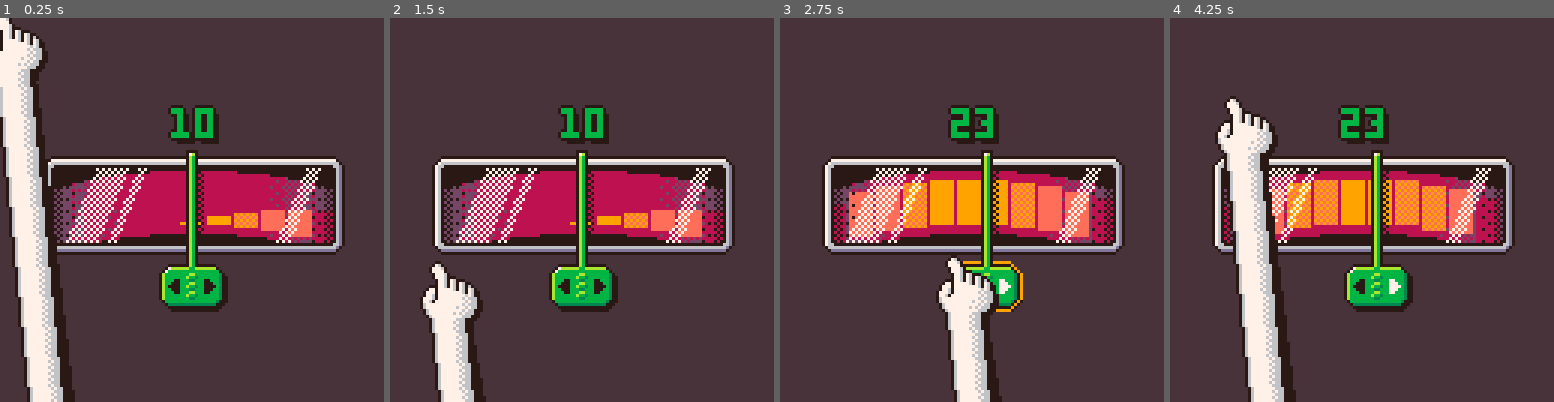
Above: before the commit, frames 1-4 (left to right).
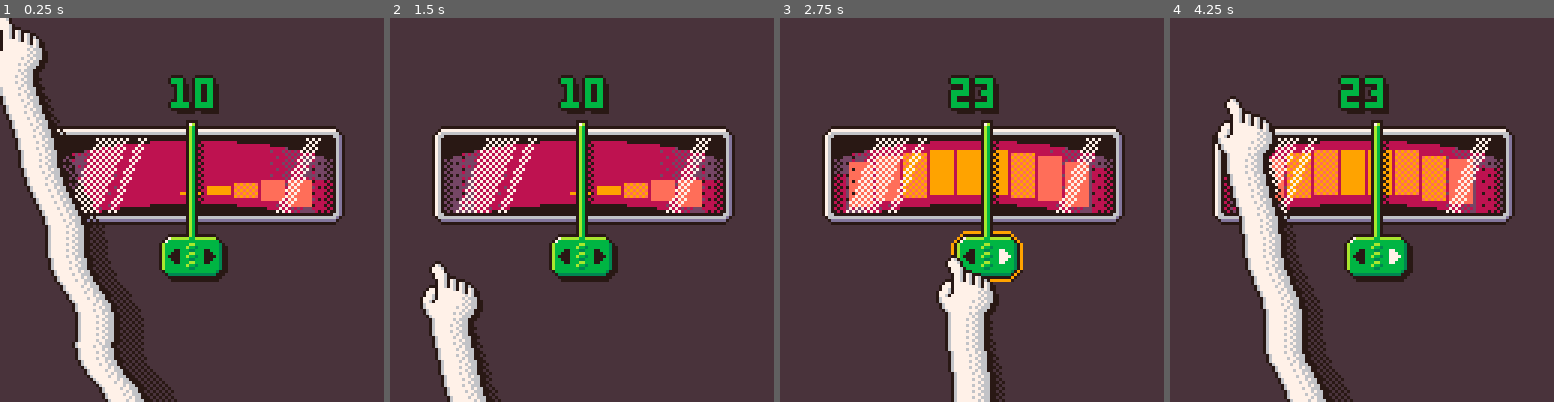
Above: after the commit, the same moments.

Repository: seimon/study_agegauge
Game: PICO-8 cartridge Study_AgeGauge.p8
Same seed, same stepped clock (60 frames per second), same inputs: the game is played once before the commit and once after it.
Inputs (mouse positions are in pixels of both pictures, inside the frame that each line leads up to):
- Up to frame 1 (0.25 s): no input
- Up to frame 2 (1.5 s): click (670, 121) at 0.67 s; click (436, 267) at 1.22 s
- Up to frame 3 (2.75 s): hold Right 1.6-2.1 s; click (887, 114) at 1.77 s; click (952, 259) at 2.32 s; hold Right from 2.47 s (still down)
- Up to frame 4 (4.25 s): click (1404, 106) at 2.87 s; release Right at 3.03 s; hold Left 3.08-3.58 s; click (1465, 256) at 3.42 s; click (1231, 102) at 3.97 s; hold Right from 4.02 s (still down)

The runs differ from the first frame. In frame 1, 39% of the frame differs, in the area x 0-90%, y 13-100%; in frame 2, 25%; in frame 3, 25%; in frame 4, 30%.

Commit message:
v0.7
- 손가락 따라다니는 팔 S자형 출렁출렁
- 핸들 Hitbox 충돌 검사 버그 수정

Diff:
--- a/Study_AgeGauge.lua
+++ b/Study_AgeGauge.lua
@@ -49,7 +49,7 @@
 		dragfrom={x=0,y=0},
 	}
 	m={
-		x=0,y=0,lb=0,rb=0
+		x=128,y=128,lb=0,rb=0
 	}
 end
 
@@ -79,7 +79,7 @@
 	m.x,m.y,m.lb=stat(32),stat(33),stat(34)
 
 	-- update handle's hover state
-	handle.hover=(m.x>=handle.hitbox[1] and m.x<=handle.hitbox[2] and m.y>=handle.hitbox[3] and m.y<=handle.hitbox[4]) or handle.drag
+	handle.hover=(m.x>=handle.hitbox[1] and m.x<=handle.hitbox[3] and m.y>=handle.hitbox[2] and m.y<=handle.hitbox[4]) or handle.drag
 
 	-- drag state
 	if (not handle.drag and handle.hover and m.lb==1) then handle.drag=true handle.dragfrom={x=m.x,y=m.y} end
@@ -96,7 +96,7 @@
 function _draw()
 	cls(5)
 
-	local x,y,w,h=18,50,92,24 -- gauge pos, size
+	local x,y,w,h=18,40,92,24 -- gauge pos, size
 	rectfill(x,y,x+w,y+h,8) -- bg
 	rectfill(x,y,x+5,y+h,13)	rectfill(x+w-5,y,x+w,y+h,13)
 	fillp(0b0000101000001000.1) rectfill(x+6,y,x+10,y+h,13) rectfill(x+w-10,y,x+w-6,y+h,13) fillp()
@@ -153,7 +153,7 @@
 
 	-- print age
 	do
-		local s,x,y="\^w\^t"..age.current,63-6,30
+		local s,x,y="\^w\^t"..age.current,63-6,y-20
 		print(s,x+1,y,0)
 		print(s,x-1,y,0)
 		print(s,x,y+1,0)
@@ -200,17 +200,26 @@
 		palt(0b0000000000000001)
 		sspr(104-(m.lb==1 and 16 or 0),0,15,7,m.x-5,m.y-2) -- part a (normal-click)
 		sspr(104,7,21,19,m.x-5,m.y-2+7) -- part b
-		palt()
+
 		-- pset(mx,my,rnd()*10) -- x,y check
 
-		-- with arm
-		for i=0,13 do
+		-- with arm (line style)
+		--[[ for i=0,13 do
 			local c=(i==0 or i>11) and 0 or (i==1 or i>9) and 2 or 7
 			local x1,y1,x2,y2=m.x+i-2,m.y+17,m.x+i-3+(128-m.y)*0.1,128
 			line(x1,y1,x2,y2,c)
 			if (i>7 and i<10) fillp(0b0101101001011010.1) line(x1,y1,x2,y2,2) fillp()
 			if (i==13) line(x1,y1,x2+1,y2,0) line(x1,y1,x2+2,y2,0)
-		end
+		end ]]
+		-- with arm (s style)
+		local x1,y1
+		for i=0,108-m.y do
+			x1=m.x-5+i*(80-m.x)*0.004+cos(i/30-t()*2)*i/40
+			y1=m.y+19+i
+			sspr(104,27+(i%2<1 and 0 or 1),18,1,x1,y1)
+			fillp(0b1010010110100101.1) line(x1+18,y1,x1+18+i*0.08,y1,0) fillp()
+		end
+		palt()
 	end
 
 
--- a/Study_AgeGauge.p8
+++ b/Study_AgeGauge.p8
@@ -22,16 +22,16 @@
 ffffffffffffffff0000000000000000000000000000000000000000000000000000000000000000000000000000000000000000f02777777777772722000fff
 fff6f6ffffffffff0000000000000000000000000000000000000000000000000000000000000000000000000000000000000000f0277777777272722200ffff
 ff6fff6fffffffff0000000000000000000000000000000000000000000000000000000000000000000000000000000000000000ff027777777777222000ffff
-f6fffff6ffffffff0000000000000000000000000000000000000000000000000000000000000000000000000000000000000000fff0277444444222000fffff
-6fffffff6fffffff0000000000000000000000000000000000000000000000000000000000000000000000000000000000000000fff024444444444200ffffff
-f6fffff6ffffffff0000000000000000000000000000000000000000000000000000000000000000000000000000000000000000fff044444444444400ffffff
-ff6fff6fffffffff0000000000000000000000000000000000000000000000000000000000000000000000000000000000000000ffff04444444444000ffffff
-fff6f6ffffffffff0000000000000000000000000000000000000000000000000000000000000000000000000000000000000000fffff004444440000fffffff
+f6fffff6ffffffff0000000000000000000000000000000000000000000000000000000000000000000000000000000000000000fff0277777727222000fffff
+6fffffff6fffffff0000000000000000000000000000000000000000000000000000000000000000000000000000000000000000fff027777777272200ffffff
+f6fffff6ffffffff0000000000000000000000000000000000000000000000000000000000000000000000000000000000000000fff077777772722200ffffff
+ff6fff6fffffffff0000000000000000000000000000000000000000000000000000000000000000000000000000000000000000ffff07777777222000ffffff
+fff6f6ffffffffff0000000000000000000000000000000000000000000000000000000000000000000000000000000000000000fffff007777220000fffffff
 ffff6fffffffffff0000000000000000000000000000000000000000000000000000000000000000000000000000000000000000ffffff0000000000ffffffff
 ffffffffffffffff0000000000000000000000000000000000000000000000000000000000000000000000000000000000000000ffffffff000000ffffffffff
 ffffffffffffffff0000000000000000000000000000000000000000000000000000000000000000000000000000000000000000ffffffffffffffffffffffff
-ffffffffffffffff0000000000000000000000000000000000000000000000000000000000000000000000000000000000000000ffffffffffffffffffffffff
-ffffffffffffffff0000000000000000000000000000000000000000000000000000000000000000000000000000000000000000ffffffffffffffffffffffff
+ffffffffffffffff0000000000000000000000000000000000000000000000000000000000000000000000000000000000000000fff027777727722200ffffff
+ffffffffffffffff0000000000000000000000000000000000000000000000000000000000000000000000000000000000000000fff027777777272200ffffff
 ffffffffffffffff0000000000000000000000000000000000000000000000000000000000000000000000000000000000000000ffffffffffffffffffffffff
 ffffffffffffffff0000000000000000000000000000000000000000000000000000000000000000000000000000000000000000ffffffffffffffffffffffff
 ffffffffffffffff0000000000000000000000000000000000000000000000000000000000000000000000000000000000000000ffffffffffffffffffffffff
Not shown, changed: index.js
